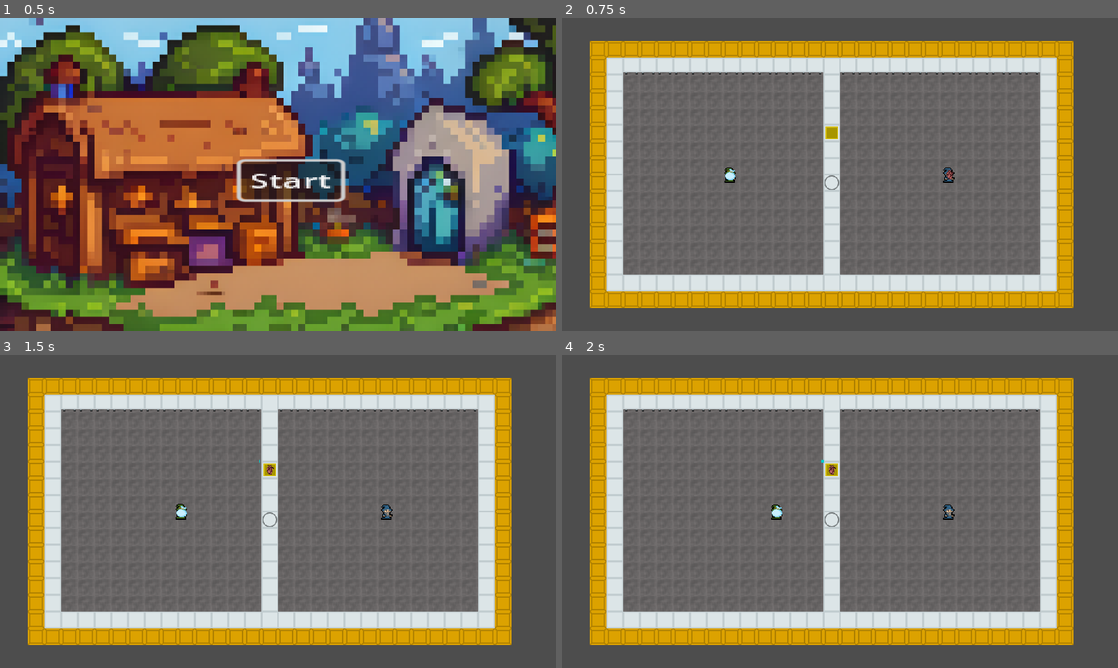
Above: before the commit, frames 1-4 (two rows, left to right).
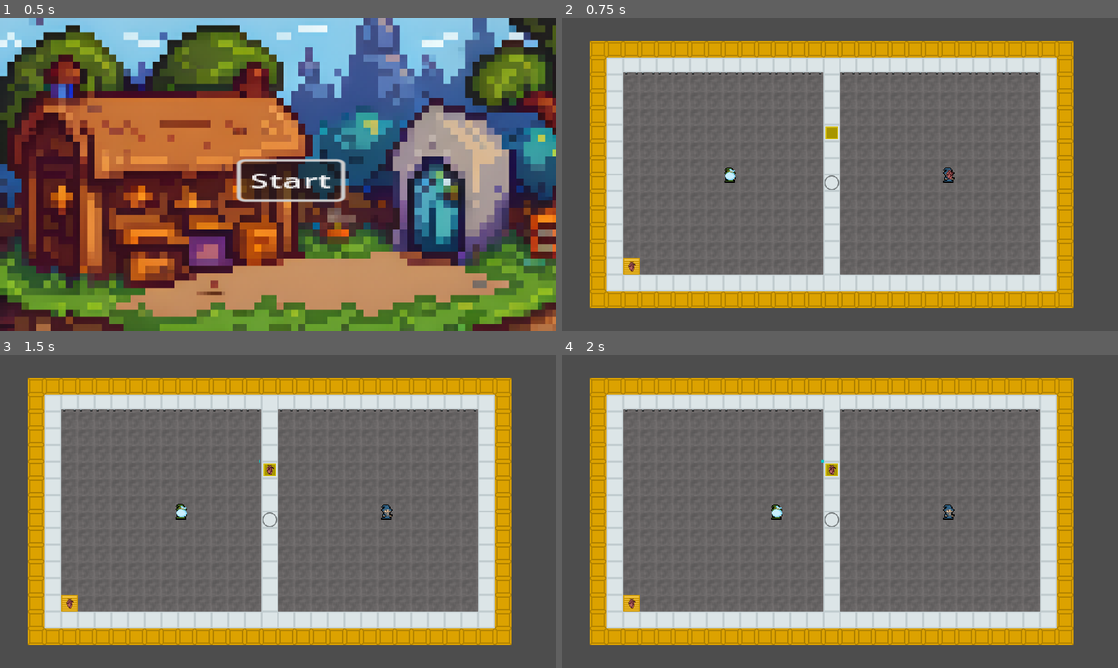
Above: after the commit, the same moments.

Repository: noriakisana/frankengamejam-2023
Game: Godot game, scene res://mainmenu/mainmenu.tscn
Same seed, same stepped clock (60 frames per second), same inputs: the game is played once before the commit and once after it.
Inputs:
- Up to frame 1 (0.5 s): no input
- Up to frame 2 (0.75 s): click "Start" at 0.5 s
- Up to frame 3 (1.5 s): tap Enter (interact_p2) at 1.25 s; hold D (walk_right_p1) from 1.28 s (still down); tap E (interact_p1) at 1.35 s
- Up to frame 4 (2 s): keep holding D (walk_right_p1)

Frame 1 is identical in both runs. In frame 2, 0.2% of the frame differs, in the area x 11-14%, y 76-82%; in frame 3, 0.2%; in frame 4, 0.2%.

Commit message:
refactoring

Diff:
--- /dev/null
+++ b/equipment/bin.gd
@@ -0,0 +1,11 @@
+extends Equipment
+
+func _ready():
+	super()
+	self.placed_useable = load("res://ingredients/heart.tres")
+	useable_node = placed_useable.get_scene()
+	useable_node.scale = Vector2(0.7, 0.7)
+	add_child(useable_node)
+
+func is_compatible(useable : Useable):
+	return false
--- /dev/null
+++ b/equipment/bin.tscn
@@ -0,0 +1,8 @@
+[gd_scene load_steps=3 format=3 uid="uid://b0qqscc3yl72j"]
+
+[ext_resource type="Texture2D" uid="uid://cg5ayjlc6vlhs" path="res://equipment/bin.png" id="1_b368d"]
+[ext_resource type="Script" path="res://equipment/bin.gd" id="2_t6p8k"]
+
+[node name="Bin" type="Sprite2D"]
+texture = ExtResource("1_b368d")
+script = ExtResource("2_t6p8k")
--- a/equipment/equipment.gd
+++ b/equipment/equipment.gd
@@ -33,7 +33,6 @@
 	player_1.interacted.connect(interact)
 	player_2.interacted.connect(interact)
 
-
 func _process(delta):
 	var vec_to_player_1 : Vector2 = player_1.position - position
 	distance_to_player_1 = vec_to_player_1.length()
@@ -56,9 +55,10 @@
 	else:
 		player = player_2
 		distance_to_player = distance_to_player_2
+	print(distance_to_player)
 	if distance_to_player <= interaction_distance:
-		#if is_processing: # there is currently something processing
-		#	return
+		if is_processing: # there is currently something processing
+			return
 		if placed_useable: # there is a placed usable
 			var success = player.receive_useable(placed_useable)
 			if success: # player can pickup useable
--- a/main.tscn
+++ b/main.tscn
@@ -6,6 +6,7 @@
 [ext_resource type="Texture2D" uid="uid://lwde37vquu4r" path="res://player/player_2.png" id="3_p8bcv"]
 [ext_resource type="PackedScene" uid="uid://b7o6vohfvqcrr" path="res://equipment/slot.tscn" id="4_xc6mp"]
 [ext_resource type="PackedScene" uid="uid://bthh8bokg06qu" path="res://equipment/chop_board.tscn" id="5_xcb3k"]
+[ext_resource type="PackedScene" uid="uid://b0qqscc3yl72j" path="res://equipment/bin.tscn" id="7_ui7ao"]
 
 [sub_resource type="TileSetAtlasSource" id="TileSetAtlasSource_0v1r0"]
 texture = ExtResource("1_l7bjk")
@@ -76,5 +77,8 @@
 [node name="ChopBoard" parent="Equipments" instance=ExtResource("5_xcb3k")]
 position = Vector2(-16, -80)
 
+[node name="Bin" parent="Equipments" instance=ExtResource("7_ui7ao")]
+position = Vector2(-400, 176)
+
 [editable path="Player1"]
 [editable path="Player2"]
Not shown: 1 places in main.tscn that only renumber resources
